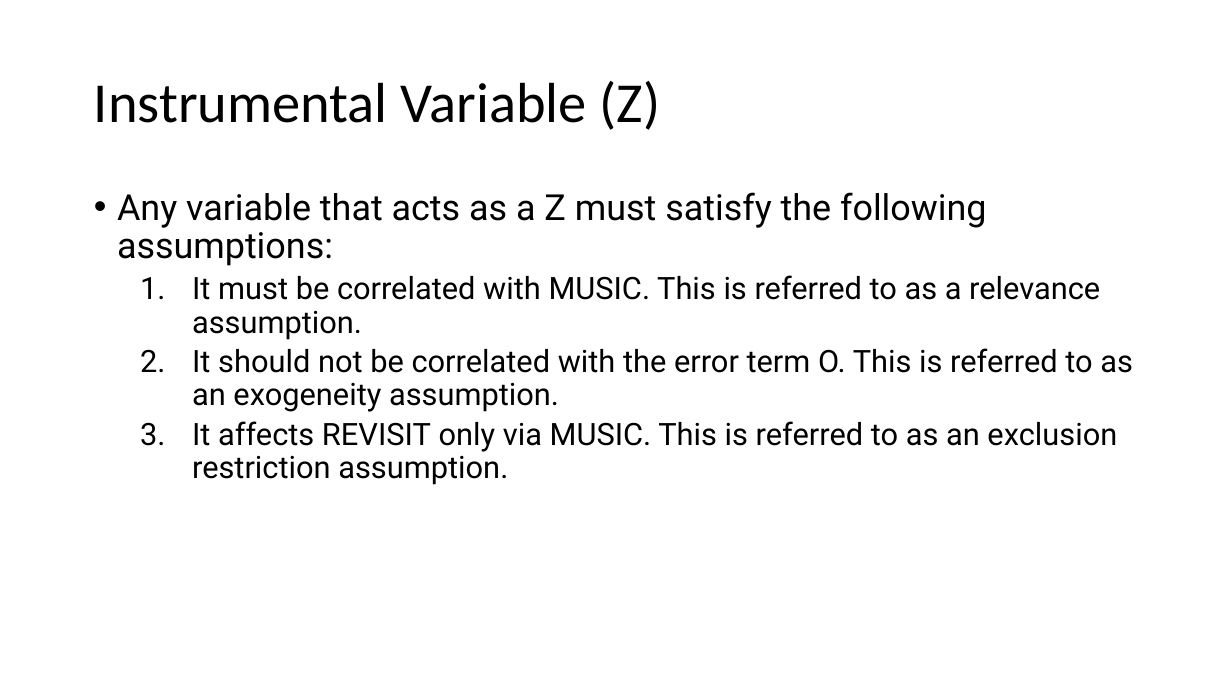
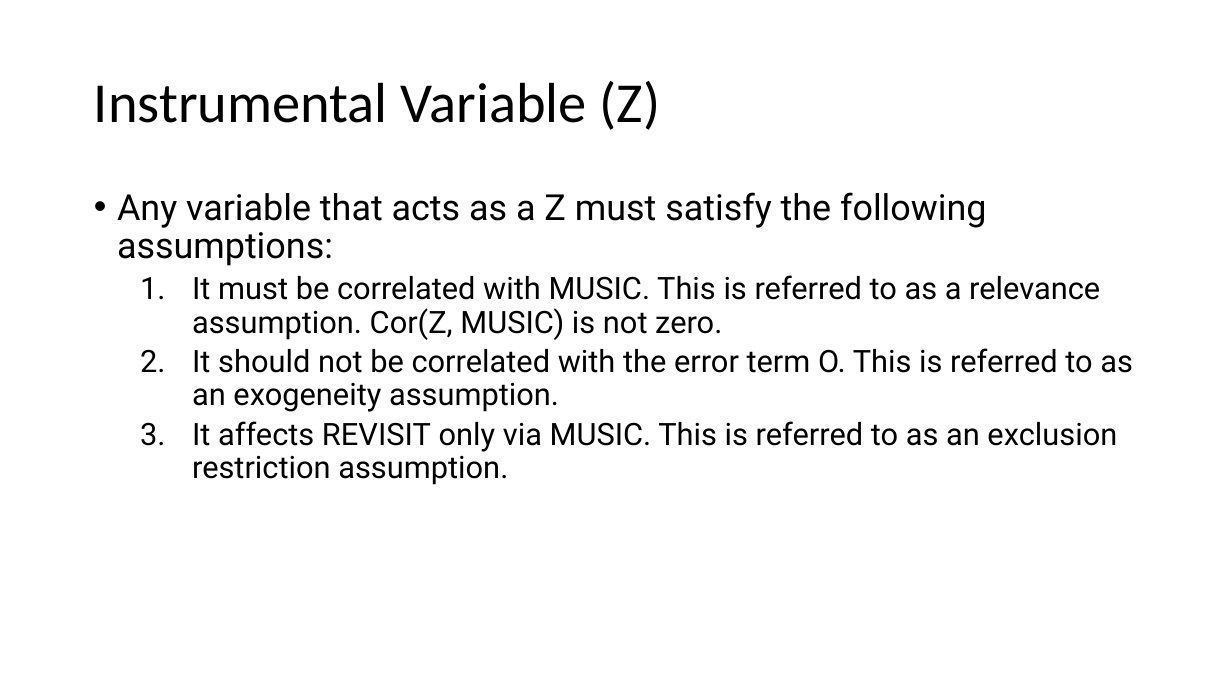
Before and after one commit to ahdar1/FIA, a slide deck: slide 9 of Endogeneity.pptx. Drawn at 1232x693 pixels with LibreOffice and Linux fonts; fonts in the diff are those of the drawing. Boxes give left, top, right and bottom in pixels: in the first picture for what was removed or moved away, otherwise in the second. Text is boxed around its words. In the diff, an @@ line names an element or a change of style, - is before the commit and + after.

```diff
--- a/Endogeneity.pptx
+++ b/Endogeneity.pptx
@@ text at (192, 275, 1100, 340): text changed @@
-  1. It must be correlated with MUSIC. This is referred to as a relevance assumption.
+  1. It must be correlated with MUSIC. This is referred to as a relevance assumption. Cor(Z, MUSIC) is not zero.
```
Also in this commit, not shown: 1 other slide changed, 2 slides added.
